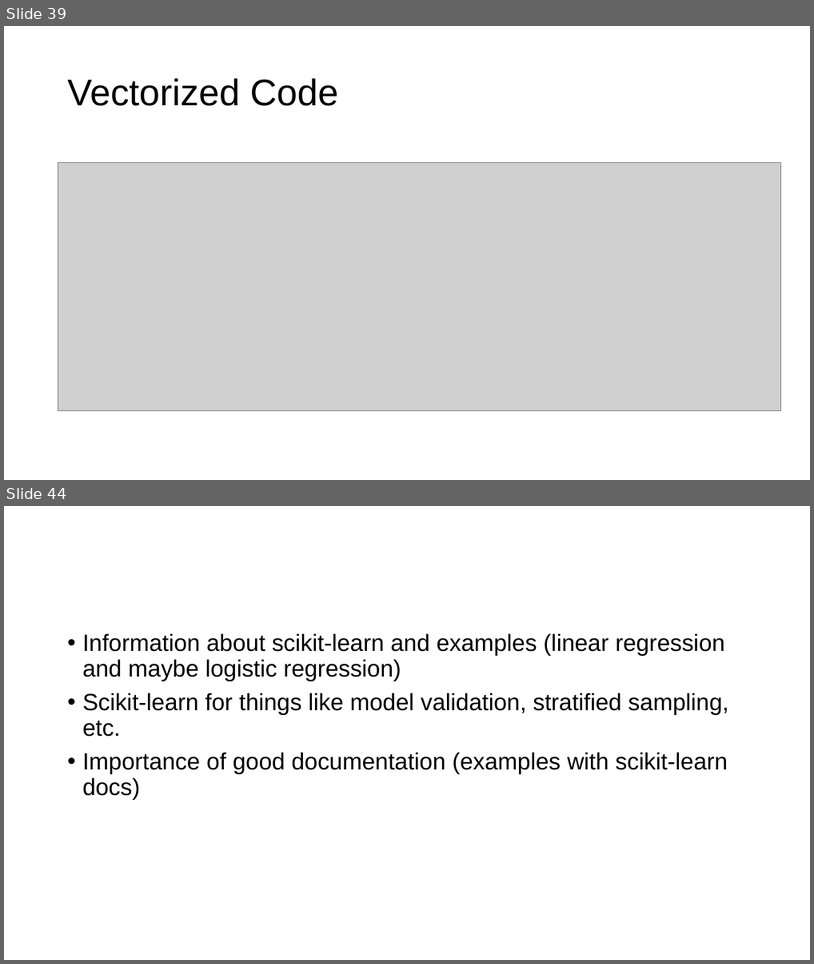
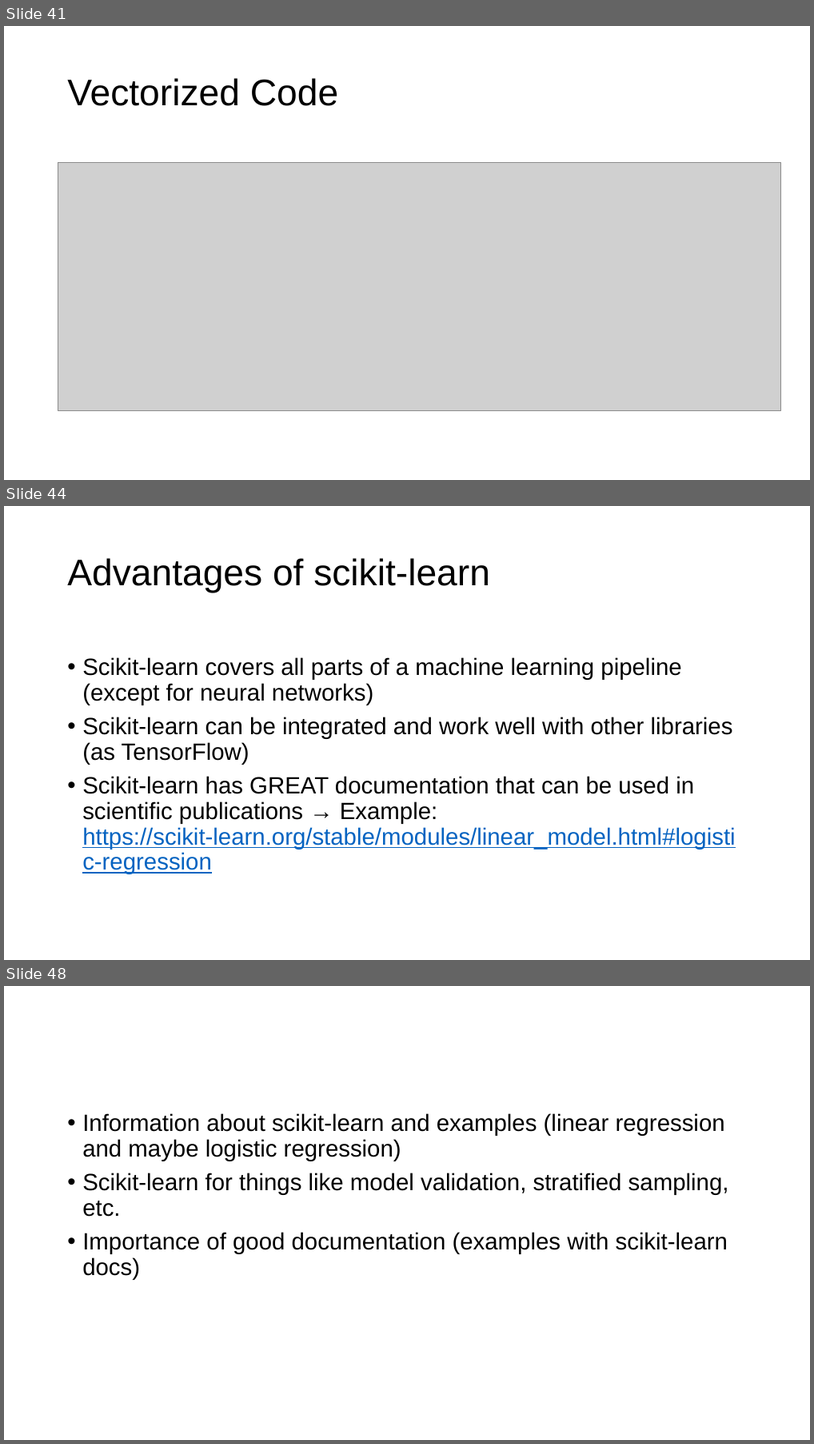
Before and after one commit to toelt-llc/MSCA-ITN-PARENT, a slide deck: DETERMINED2022/Python and scikit-learn/DETERMINED2022-toelt-Introduction Python and Scikit-learn.pptx. Shown one above the other, each under a label of ours: slides 39 and 44 before the commit, slides 41, 44 and 48 after it; the slides between them are not shown. The pictures are 814x964 and 814x1444 pixels, drawn with LibreOffice and Linux fonts; fonts in the diff are those of the drawing; grey boxes stand for pictures; background and template pictures are left out. Boxes give left, top, right and bottom in pixels: in the first picture for what was removed or moved away, otherwise in the second. Text is boxed around its words. In the diff, an @@ line names an element or a change of style, - is before the commit and + after.

```diff
--- a/DETERMINED2022/Python and scikit-learn/DETERMINED2022-toelt-Introduction Python and Scikit-learn.pptx
+++ b/DETERMINED2022/Python and scikit-learn/DETERMINED2022-toelt-Introduction Python and Scikit-learn.pptx
@@ slide 44 added at [4,506,810,960], background #FFFFFF @@
@@ title added at [67,558,490,593], 33 pt, text #000000 @@
+Advantages of scikit-learn
@@ text added at [82,657,735,874], 21 pt, text #000000 @@
+• Scikit-learn covers all parts of a machine learning pipeline (except for neural networks)
+• Scikit-learn can be integrated and work well with other libraries (as TensorFlow)
+• Scikit-learn has GREAT documentation that can be used in scientific publications → Example: https://scikit-learn.org/stable/modules/linear_model.html#logistic-regression
@@ what was slide 39 is now slide 41 @@
@@ what was slide 44 is now slide 48 @@
```
Also in this commit, not shown: 8 slides changed, 7 other slides added, 5 slides removed, 2 other files.
